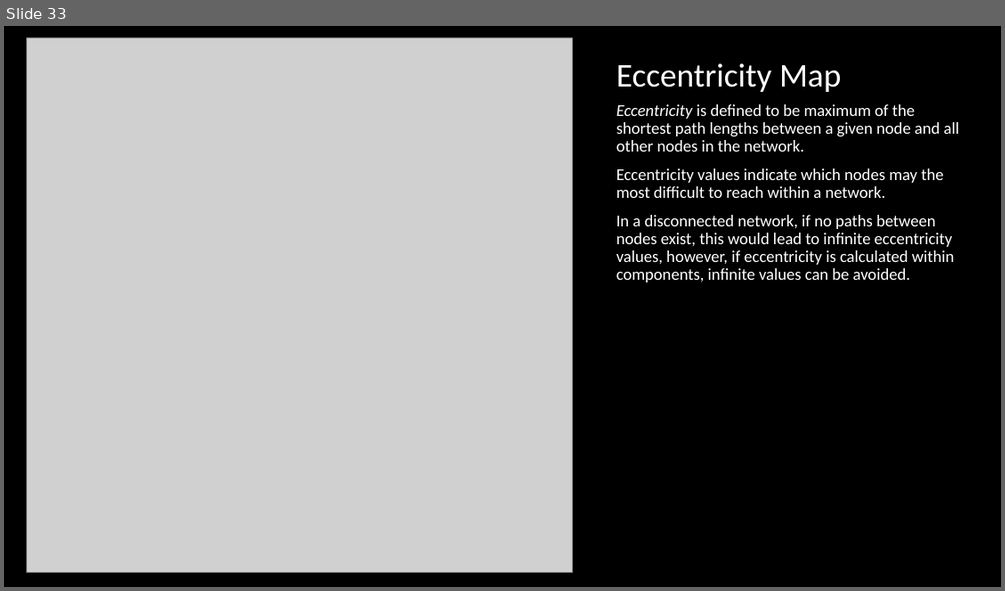
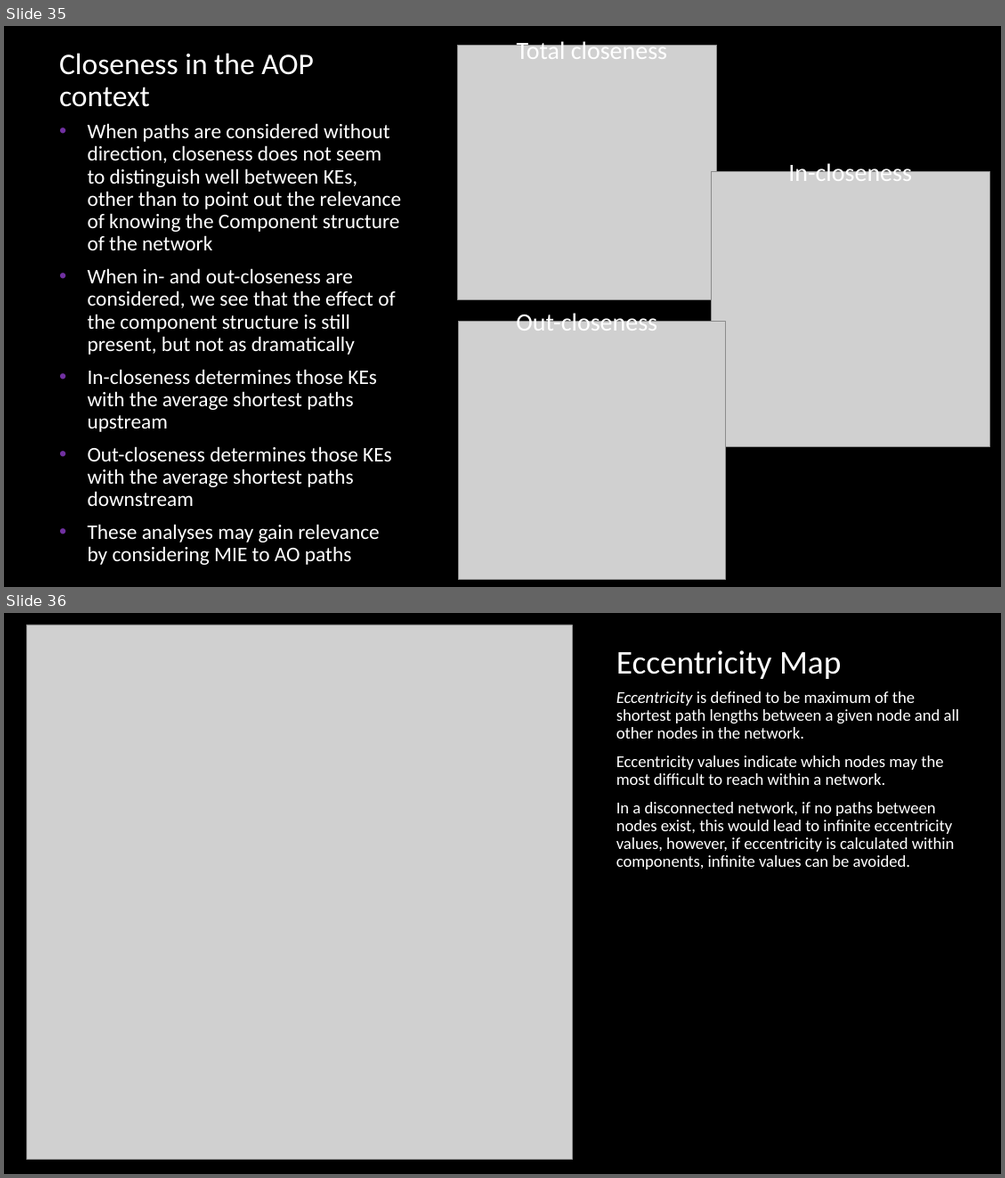
Before and after one commit to npollesch/AOPWiki, a slide deck: Presentations/AOPwiki_analysis.pptx. Shown one above the other, each under a label of ours: slide 33 before the commit, slides 35 and 36 after it. The pictures are 1005x591 and 1005x1178 pixels, drawn with LibreOffice and Linux fonts; fonts in the diff are those of the drawing; grey boxes stand for pictures. Boxes give left, top, right and bottom in pixels: in the first picture for what was removed or moved away, otherwise in the second. Text is boxed around its words. In the diff, an @@ line names an element or a change of style, - is before the commit and + after.

```diff
--- a/Presentations/AOPwiki_analysis.pptx
+++ b/Presentations/AOPwiki_analysis.pptx
@@ slide 35 added at [4, 26, 1001, 587], background #000000 @@
@@ picture added at [457, 45, 716, 300] @@
@@ text added at [517, 38, 667, 59], 24 pt, text #FFFFFF @@
+Total closeness
@@ title added at [59, 53, 314, 107], 28.8 pt, text #FFFFFF @@
+Closeness in the AOP context
@@ text added at [88, 123, 401, 564], 20 pt, text #FFFFFF @@
+• When paths are considered without direction, closeness does not seem to distinguish well between KEs, other than to point out the relevance of knowing the Component structure of the network
+• When in- and out-closeness are considered, we see that the effect of the component structure is still present, but not as dramatically
+• In-closeness determines those KEs with the average shortest paths upstream
+• Out-closeness determines those KEs with the average shortest paths downstream
+• These analyses may gain relevance by considering MIE to AO paths
@@ picture added at [712, 172, 990, 447] @@
@@ text added at [788, 160, 912, 181], 24 pt, text #FFFFFF @@
+In-closeness
@@ text added at [516, 310, 657, 330], 24 pt, text #FFFFFF @@
+Out-closeness
@@ picture added at [459, 321, 726, 580] @@
@@ what was slide 33 is now slide 36 @@
```
Also in this commit, not shown: 8 slides changed, 5 other slides added, 1 slide removed.
